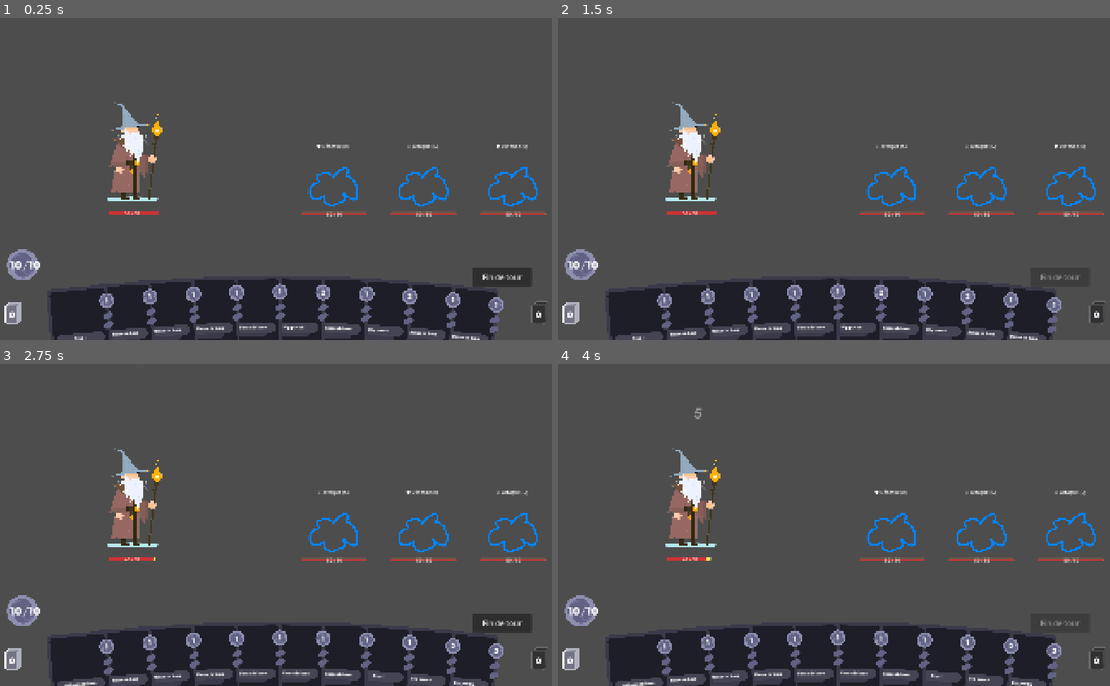
Above: before the commit, frames 1-4 (two rows, left to right).
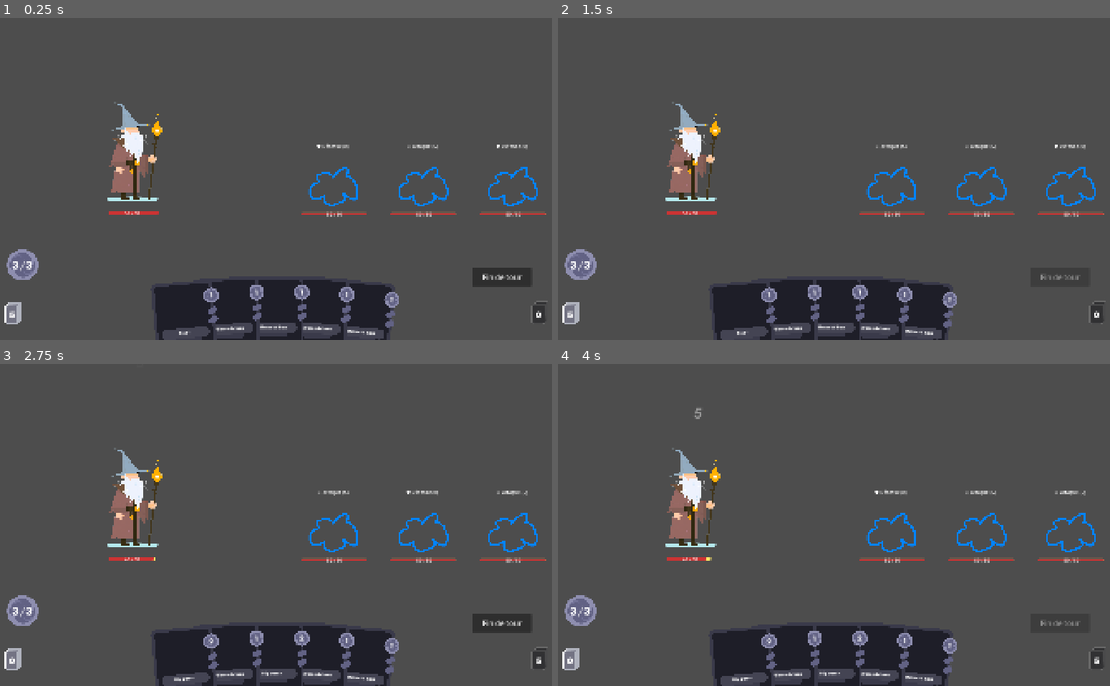
Above: after the commit, the same moments.

Repository: Elehos/jeu_de_bouboules
Game: Godot game, scene res://scenes/combat/combat.tscn
The game is run twice, just before and just after one commit, with the same random seed, the same clock (stepped at 60 frames per second) and the same inputs.
Inputs (mouse positions are in pixels of both pictures, inside the frame that each line leads up to):
- Up to frame 1 (0.25 s): no input
- Up to frame 2 (1.5 s): click "Fin de tour" at 0.5 s; tap Enter at 1.25 s; drag from (696, 156) to (889, 185) at 1.27 s
- Up to frame 3 (2.75 s): drag from (331, 531) to (138, 502) at 2.02 s
- Up to frame 4 (4 s): click "Fin de tour" at 2.75 s; move the mouse to (983, 531) at 3.52 s; click (983, 531) at 3.67 s

The runs differ from the first frame. In frame 1, 8.5% of the frame differs, in the area x 1-92%, y 75-100%; in frame 2, 8.5%; in frame 3, 8.5%; in frame 4, 8.5%.

Commit message:
Update combat scene and events

Diff:
--- a/scenes/combat/combat.tscn
+++ b/scenes/combat/combat.tscn
@@ -116,7 +116,6 @@
 script = ExtResource("5_4a6i5")
 card_scene = ExtResource("8_gwckk")
 deck_data = Array[ExtResource("7_3dmww")]([ExtResource("15_08wqo"), ExtResource("15_08wqo"), ExtResource("15_08wqo"), ExtResource("15_08wqo"), ExtResource("15_08wqo"), ExtResource("15_xt4lv"), ExtResource("17_crn1f"), ExtResource("15_08wqo"), ExtResource("17_crn1f"), ExtResource("15_08wqo")])
-cards_per_turn = 10
 card_spacing = 140.0
 max_angle = 5.0
 min_arc_height = 10.0
--- a/script/combat/CombatEvents.gd
+++ b/script/combat/CombatEvents.gd
@@ -12,7 +12,7 @@
 var pending_card: Card = null
 var targeting_arrow: TargetingArrow = null
 
-@export var max_mana: int = 10
+@export var max_mana: int = 3
 var current_mana: int = max_mana
 
 func refill_mana() -> void:
